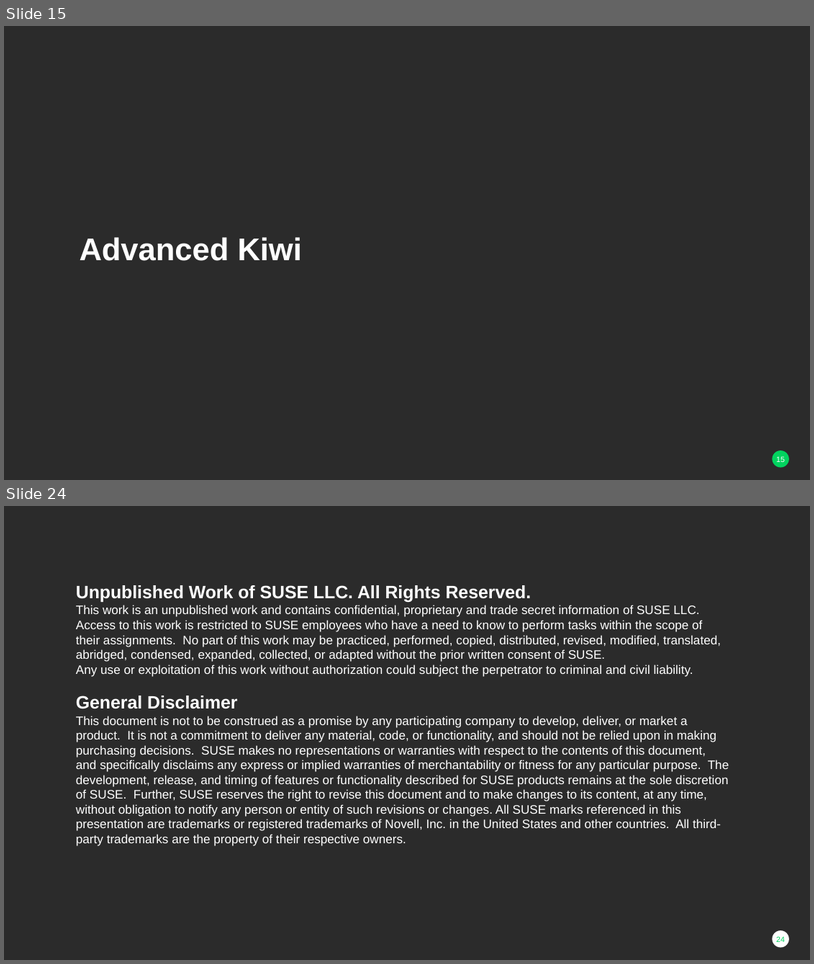
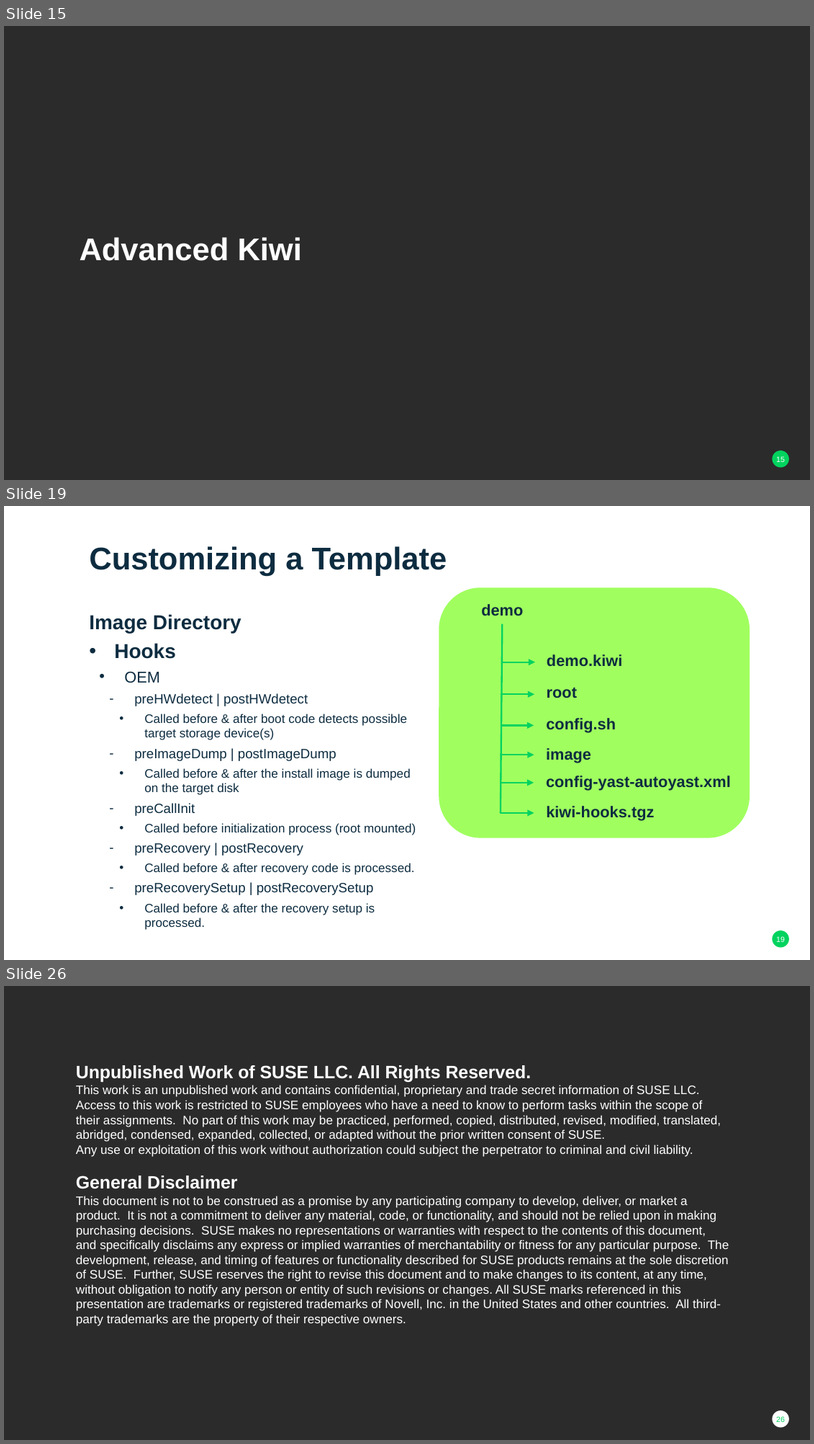
Before and after one commit to darthzen/conferences, a slide deck: susecon/2017/HO126885/HO126885 - Advanced Alchemy Building Gold-Master Images with Kiwi.pptx. Shown one above the other, each under a label of ours: slides 15 and 24 before the commit, slides 15, 19 and 26 after it; the slides between them are not shown. The pictures are 814x964 and 814x1444 pixels, drawn with LibreOffice and Linux fonts; fonts in the diff are those of the drawing; background and template pictures are left out; a plain dark background stands for a picture behind light text. Boxes give left, top, right and bottom in pixels: in the first picture for what was removed or moved away, otherwise in the second. Text is boxed around its words. In the diff, an @@ line names an element or a change of style, - is before the commit and + after.

```diff
--- a/susecon/2017/HO126885/HO126885 - Advanced Alchemy Building Gold-Master Images with Kiwi.pptx
+++ b/susecon/2017/HO126885/HO126885 - Advanced Alchemy Building Gold-Master Images with Kiwi.pptx
@@ slide 19 added at (4,506,810,960), background #FFFFFF; not listed: 1 template element that a slide beside it also shows @@
@@ title added at (89,546,448,576), 28 pt, text #0D2C40, bold @@
+Customizing a Template
@@ text added at (89,614,416,929), 11 pt, text #0D2C40 @@
+Image Directory
+• Hooks
+  • OEM
+    – preHWdetect | postHWdetect
+      • Called before & after boot code detects possible target storage device(s)
+    – preImageDump | postImageDump
+      • Called before & after the install image is dumped on the target disk
+    – preCallInit
+      • Called before initialization process (root mounted)
+    – preRecovery | postRecovery
+      • Called before & after recovery code is processed.
+    – preRecoverySetup | postRecoverySetup
+      • Called before & after the recovery setup is processed.
@@ group added at (440,587,750,837): 5 texts, 4 arrows, 1 rounded rectangle, 1 line @@
+demo
+demo.kiwi
+root
+config.sh
+image
@@ arrow added from (501, 782) to (534, 782), #02D35F 1.5 pt @@
@@ text added at (546,775,731,790), 14 pt, text #0D2C40, bold @@
+config-yast-autoyast.xml
@@ text added at (546,806,654,821), 14 pt, text #0D2C40, bold @@
+kiwi-hooks.tgz
@@ arrow added from (501, 813) to (535, 813), #02D35F 1.5 pt @@
@@ what was slide 24 is now slide 26 @@
@@ page number at (777,1416,785,1422): text changed @@
-24
+26
```
Also in this commit, not shown: 2 slides changed, 7 other slides added, 6 slides removed.
